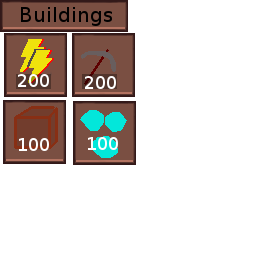
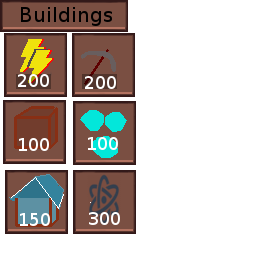
Before/after of a (265, 265) layered artwork. What changed in the layer stack:
added layer "100 #5" above "Pasted Layer #11" over left=89, top=212, right=120, bottom=225
added layer "Pasted Layer #11" above "100 #4" over left=87, top=174, right=121, bottom=225
added layer "100 #4" above "Layer #5" over left=20, top=213, right=50, bottom=226
added layer "Layer #5" above "Pasted Layer #10" over left=9, top=174, right=91, bottom=227
added layer "Pasted Layer #10" above "Pasted Layer #9" over left=73, top=170, right=136, bottom=234
added layer "Pasted Layer #9" above "100 #3" over left=5, top=170, right=68, bottom=234
